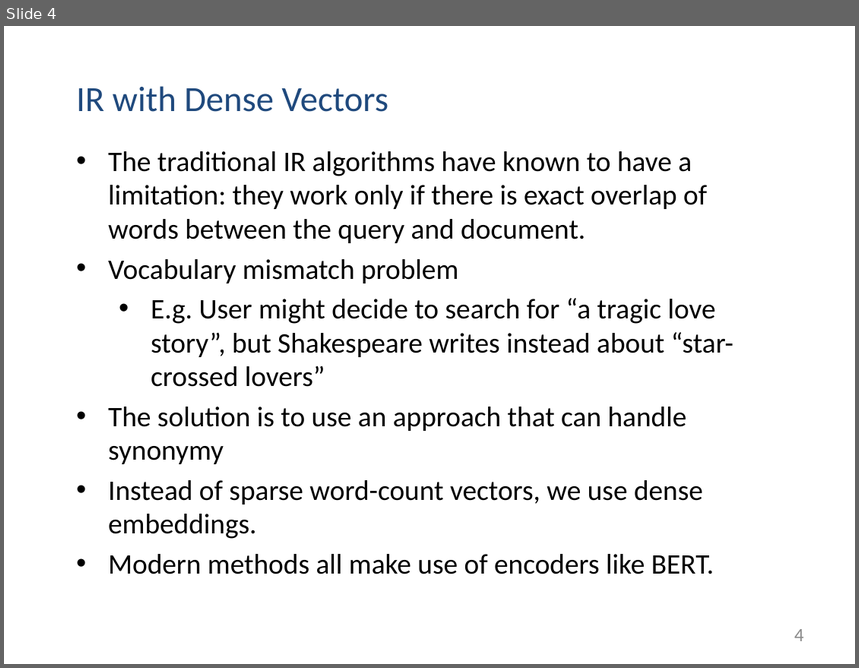
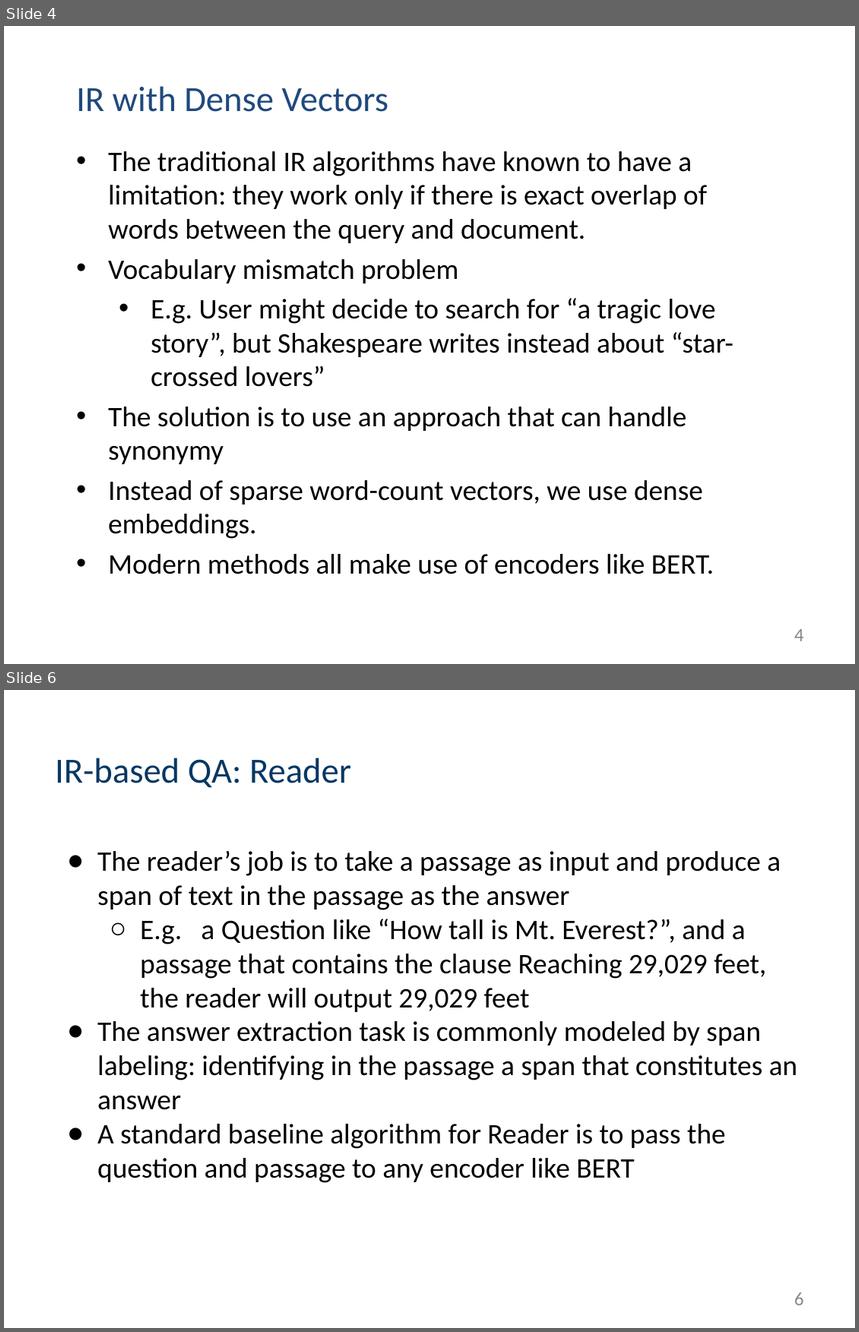
Before and after one commit to muyun/dev.nllp, a slide deck: docs/question-answering-draft.pptx. Shown one above the other, each under a label of ours: slide 4 before the commit, slides 4 and 6 after it; the slides between them are not shown. The pictures are 859x668 and 859x1332 pixels, drawn with LibreOffice and Linux fonts; fonts in the diff are those of the drawing. Boxes give left, top, right and bottom in pixels: in the first picture for what was removed or moved away, otherwise in the second. Text is boxed around its words. In the diff, an @@ line names an element or a change of style, - is before the commit and + after.

```diff
--- a/docs/question-answering-draft.pptx
+++ b/docs/question-answering-draft.pptx
@@ slide 6 added at (4, 690, 855, 1328), background #FFFFFF @@
@@ title added at (55, 758, 351, 788), 30 pt, text #073763 @@
+IR-based QA: Reader
@@ text added at (97, 851, 797, 1183), 24 pt, text #000000 @@
+● The reader’s job is to take a passage as input and produce a span of text in the passage as the answer
+  ○ E.g. a Question like “How tall is Mt. Everest?”, and a passage that contains the clause Reaching 29,029 feet, the reader will output 29,029 feet
+● The answer extraction task is commonly modeled by span labeling: identifying in the passage a span that constitutes an answer
+● A standard baseline algorithm for Reader is to pass the question and passage to any encoder like BERT
@@ page number added at (794, 1293, 804, 1306), 16 pt, text #888888 @@
+6
```
Also in this commit, not shown: 3 other slides changed, 3 other slides added, 3 other files.
